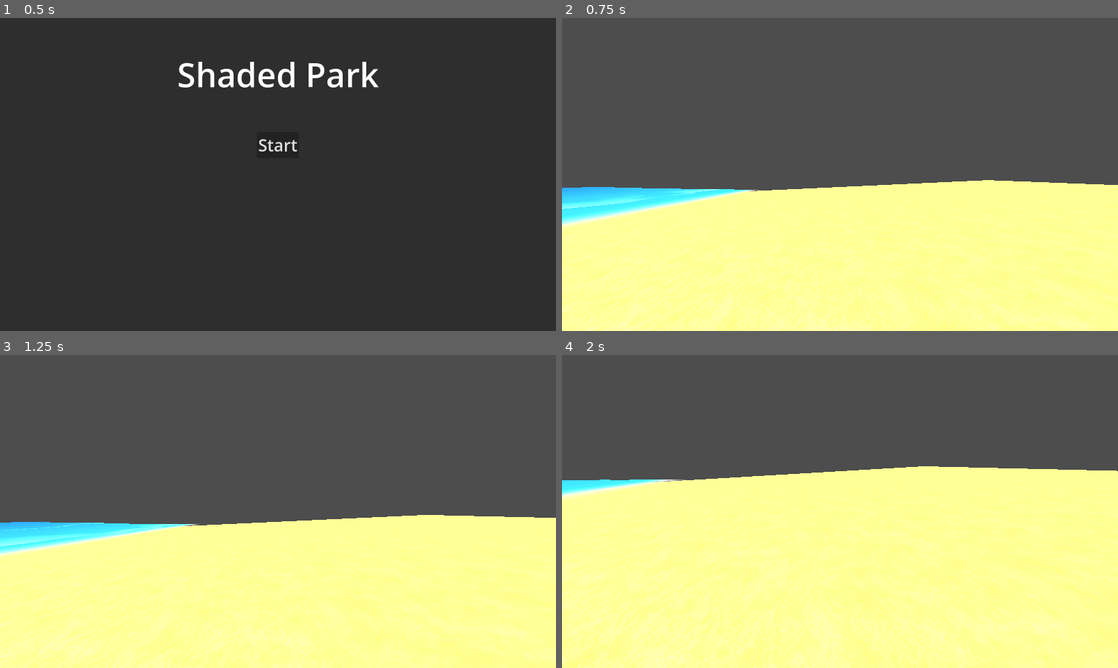
Above: before the commit, frames 1-4 (two rows, left to right).
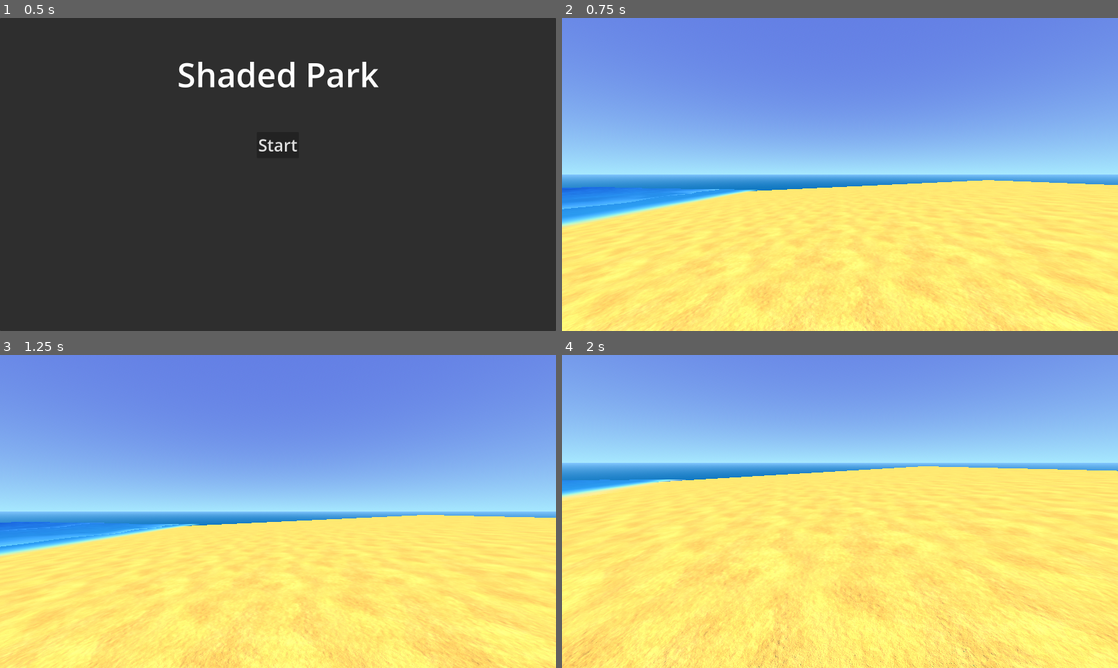
Above: after the commit, the same moments.

Repository: Spooked2/Shaded-Park
Game: Godot game, scene res://main_menu.tscn
Two runs of this game, one before a commit and one after it. Both use one fixed random seed, a clock stepped at 60 frames per second and the inputs below.
Inputs (mouse positions are in pixels of both pictures, inside the frame that each line leads up to):
- Up to frame 1 (0.5 s): no input
- Up to frame 2 (0.75 s): click "Start" at 0.5 s
- Up to frame 3 (1.25 s): no input
- Up to frame 4 (2 s): move the mouse to (867, 511) at 1.27 s; hold W (move_forward) from 1.28 s (still down)

Frame 1 is identical in both runs. In frame 2, 100% of the frame differs, in the area x 0-100%, y 0-100%; in frame 3, 100%; in frame 4, 100%.

Commit message:
ADD very basic skybox

Diff:
--- a/levels/beach/beach.tscn
+++ b/levels/beach/beach.tscn
@@ -4,8 +4,20 @@
 [ext_resource type="Shader" uid="uid://v78gugtikg7c" path="res://assets/shaders/beach/ocean.gdshader" id="1_hrlhh"]
 [ext_resource type="PackedScene" uid="uid://b37vsb5jvvn11" path="res://entities/player/player.tscn" id="1_k8g7j"]
 
+[sub_resource type="ProceduralSkyMaterial" id="ProceduralSkyMaterial_k8g7j"]
+sky_top_color = Color(0.38431373, 0.49019608, 0.89411765, 1)
+sky_horizon_color = Color(0.6516191, 0.9116147, 0.99601465, 1)
+ground_bottom_color = Color(0.013618596, 0.42422864, 0.72289276, 1)
+ground_horizon_color = Color(0.5088442, 0.779305, 0.99583155, 1)
+sun_angle_max = 11.43
+
+[sub_resource type="Sky" id="Sky_3bnml"]
+sky_material = SubResource("ProceduralSkyMaterial_k8g7j")
+
 [sub_resource type="Environment" id="Environment_k8g7j"]
+background_mode = 2
 background_color = Color(0.3372549, 0.39607844, 0.49019608, 1)
+sky = SubResource("Sky_3bnml")
 
 [sub_resource type="FastNoiseLite" id="FastNoiseLite_k8g7j"]
 noise_type = 2
@@ -126,14 +138,14 @@
 
 [node name="SunNoon" type="DirectionalLight3D" parent="." unique_id=598865741]
 transform = Transform3D(1.2174371e-07, -0.8925858, -0.45087755, 3.9416967e-08, -0.45087755, 0.8925858, -1, -1.2643895e-07, -1.9708484e-08, -49.45382, 24.154816, -5.404437)
+visible = false
 light_color = Color(0.99892086, 0.8995953, 0.6727849, 1)
-light_energy = 6.0
+light_energy = 4.55
 light_angular_distance = 0.5
 shadow_enabled = true
 
 [node name="SunEvening" type="DirectionalLight3D" parent="." unique_id=292549406]
 transform = Transform3D(6.248415e-08, -0.21473533, -0.9766723, 8.5383405e-08, -0.9766723, 0.21473533, -1, -9.680916e-08, -4.2691703e-08, -48.416496, 23.654034, 18.654835)
-visible = false
 light_color = Color(0.9708834, 0.7660917, 0.3612064, 1)
 light_energy = 6.0
 light_angular_distance = 0.5
